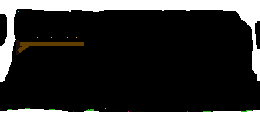
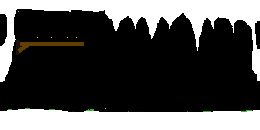
Layers edited between the first and the second 260px x 130px image:
painted on "Background" over [left=105, top=10, right=241, bottom=51]
